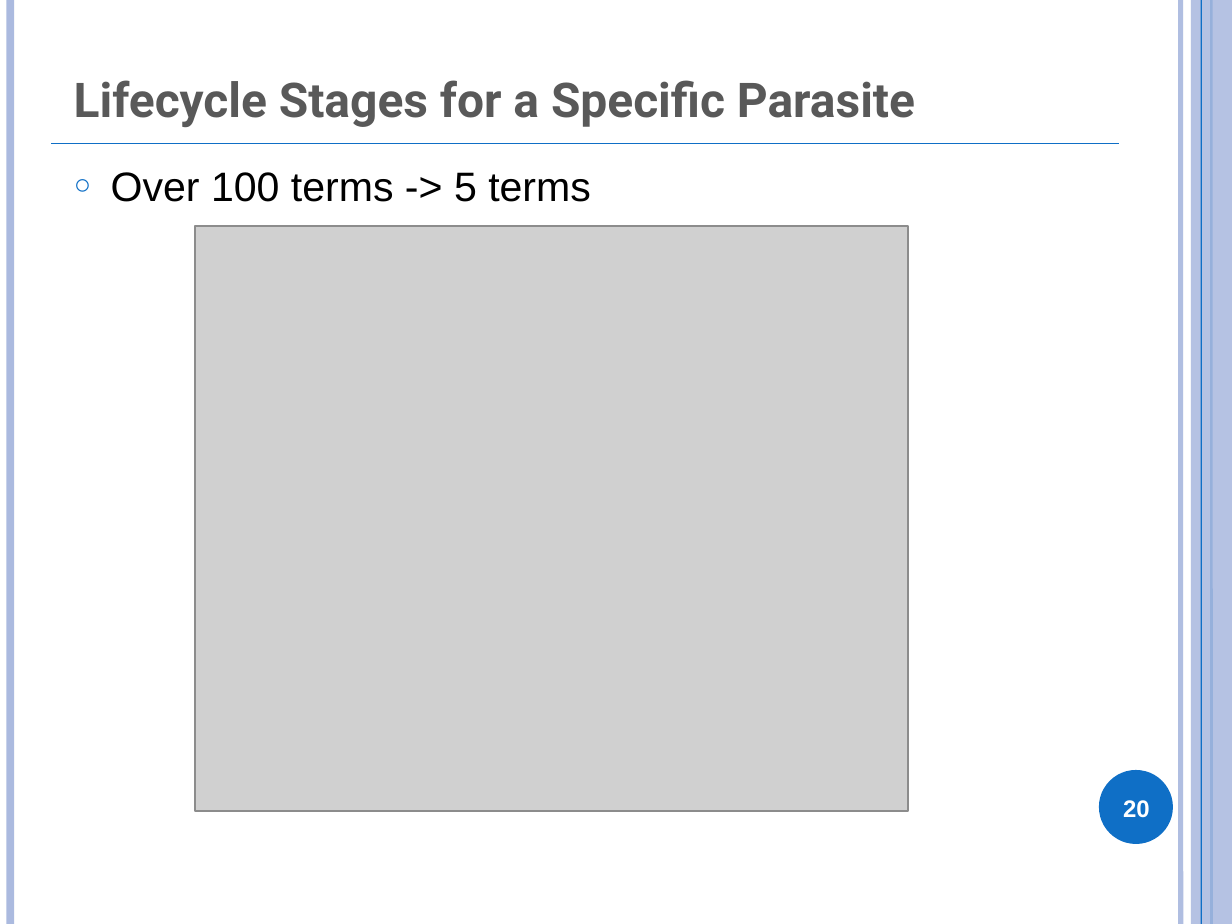
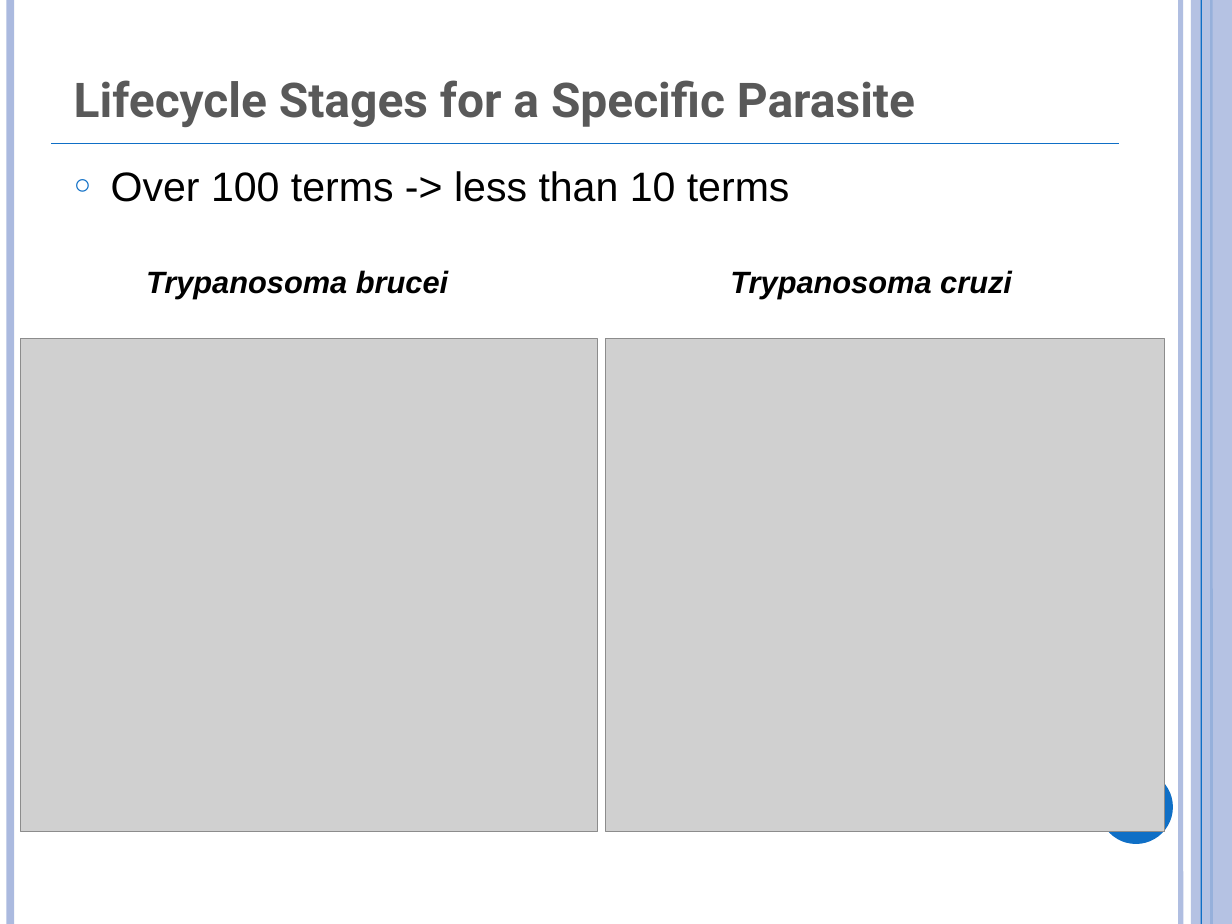
Before and after one commit to obi-ontology/obi-legacy-svn, a slide deck: slide 20 of trunk/docs/presentations/OBI tutorial July 2011 ICBO/EuPathDB.pptx. Drawn at 1232x924 pixels with LibreOffice and Linux fonts; fonts in the diff are those of the drawing; grey boxes stand for pictures. Boxes give left, top, right and bottom in pixels: in the first picture for what was removed or moved away, otherwise in the second. Text is boxed around its words. In the diff, an @@ line names an element or a change of style, - is before the commit and + after.

```diff
--- a/trunk/docs/presentations/OBI tutorial July 2011 ICBO/EuPathDB.pptx
+++ b/trunk/docs/presentations/OBI tutorial July 2011 ICBO/EuPathDB.pptx
@@ text at bbox=[111, 171, 790, 202]: text changed @@
-○ Over 100 terms -> 5 terms
+○ Over 100 terms -> less than 10 terms
@@ picture removed at bbox=[195, 225, 908, 811] @@
@@ text added at bbox=[146, 270, 448, 299], 18 pt, text #000000, bold, italic @@
+Trypanosoma brucei
@@ text added at bbox=[730, 270, 1012, 299], 18 pt, text #000000, bold, italic @@
+Trypanosoma cruzi
@@ picture added at bbox=[21, 339, 598, 832] @@
@@ picture added at bbox=[606, 339, 1165, 832] @@
@@ page number removed at bbox=[1123, 800, 1150, 818] @@
-20
```
Also in this commit, not shown: 5 other slides changed.
